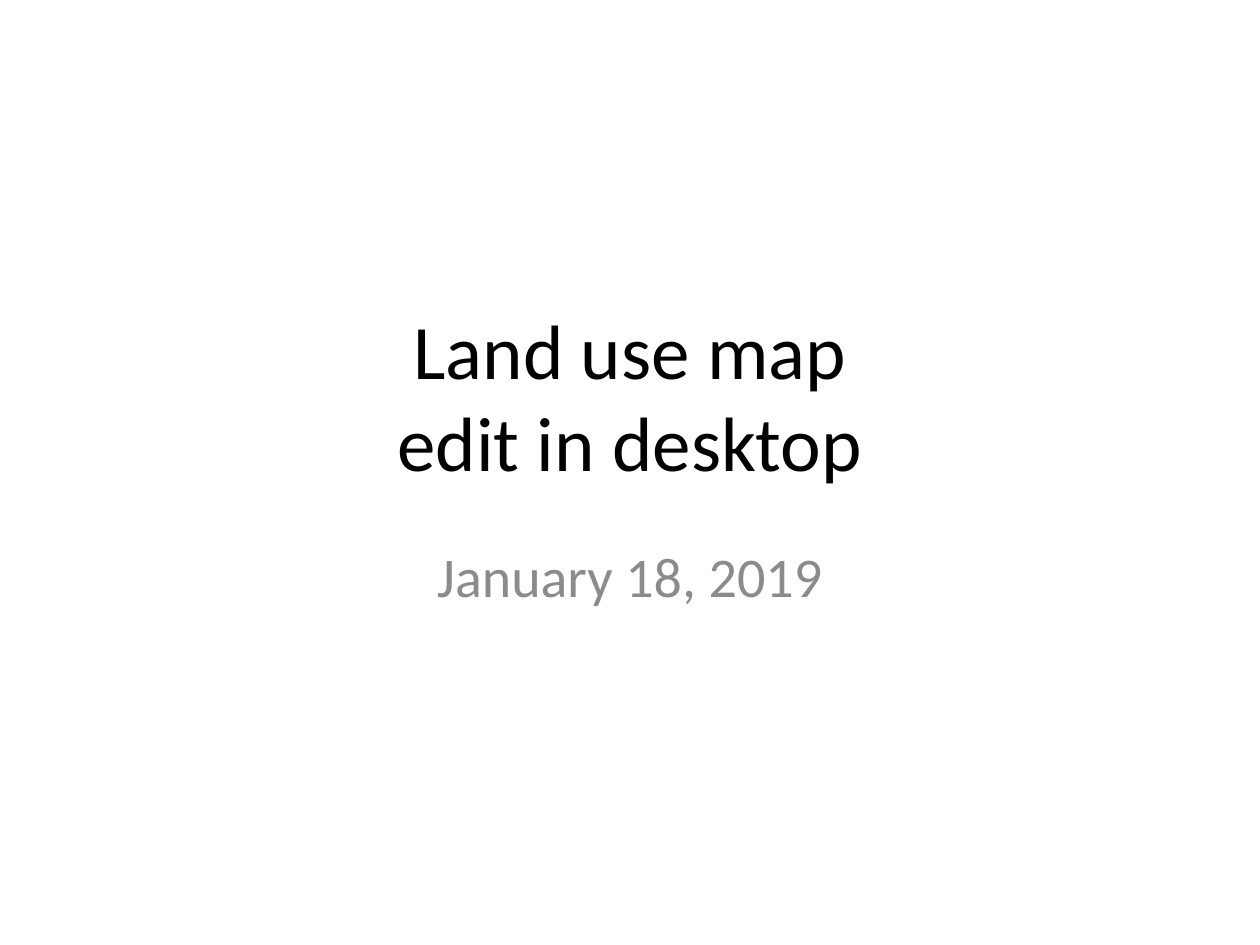
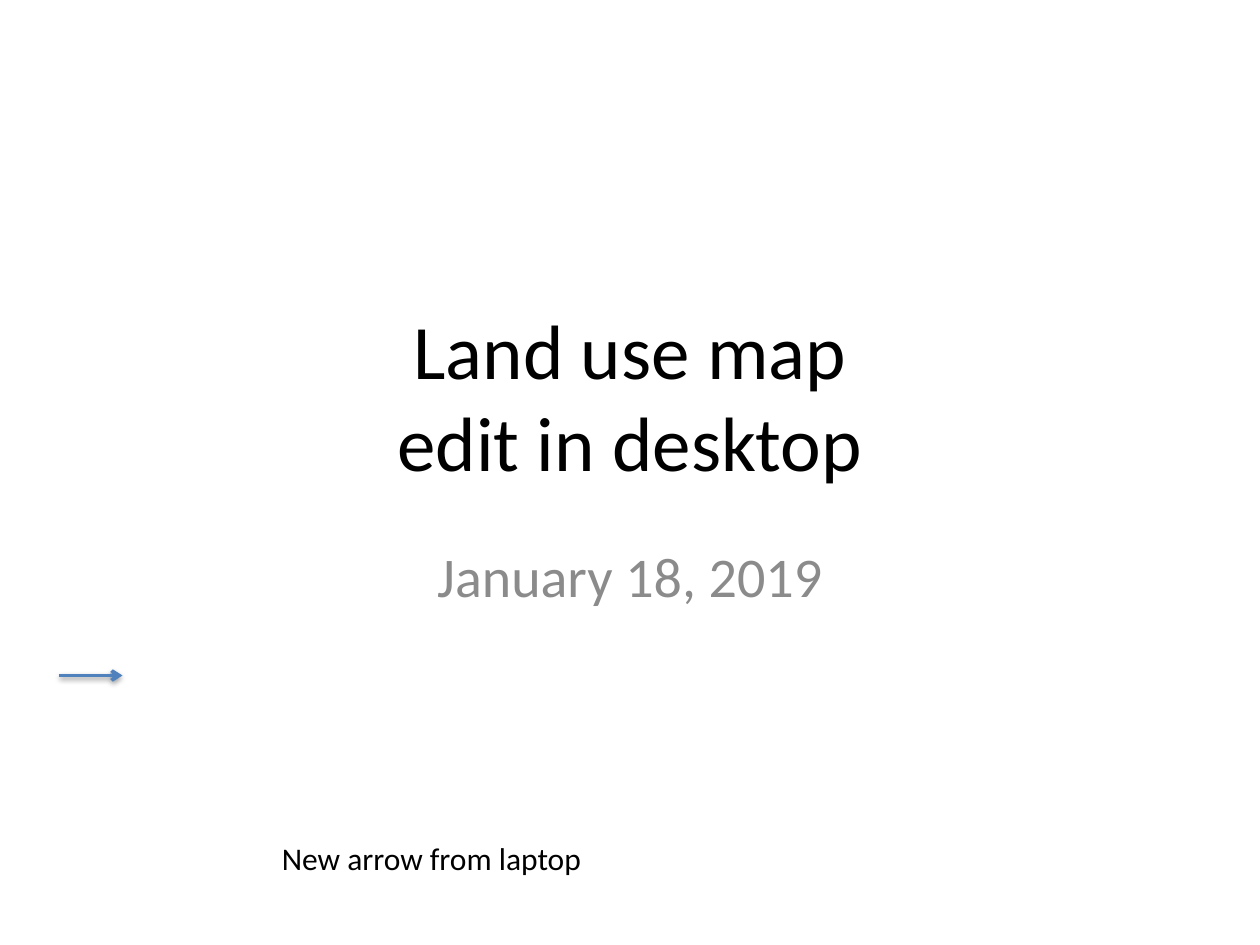
Before and after one commit to minghui-zhang/Meeting, a slide deck: slide 1 of January 19 2019.pptx. Drawn at 1260x945 pixels with LibreOffice and Linux fonts; fonts in the diff are those of the drawing. Boxes give left, top, right and bottom in pixels: in the first picture for what was removed or moved away, otherwise in the second. Text is boxed around its words. In the diff, an @@ line names an element or a change of style, - is before the commit and + after.

Commit message:
jan 6

```diff
--- a/January 19 2019.pptx
+++ b/January 19 2019.pptx
@@ arrow added from (59, 675) to (122, 675), #4F81BD 2 pt @@
@@ text added at [282,848,581,875], 18 pt, text #000000 @@
+New arrow from laptop
```
